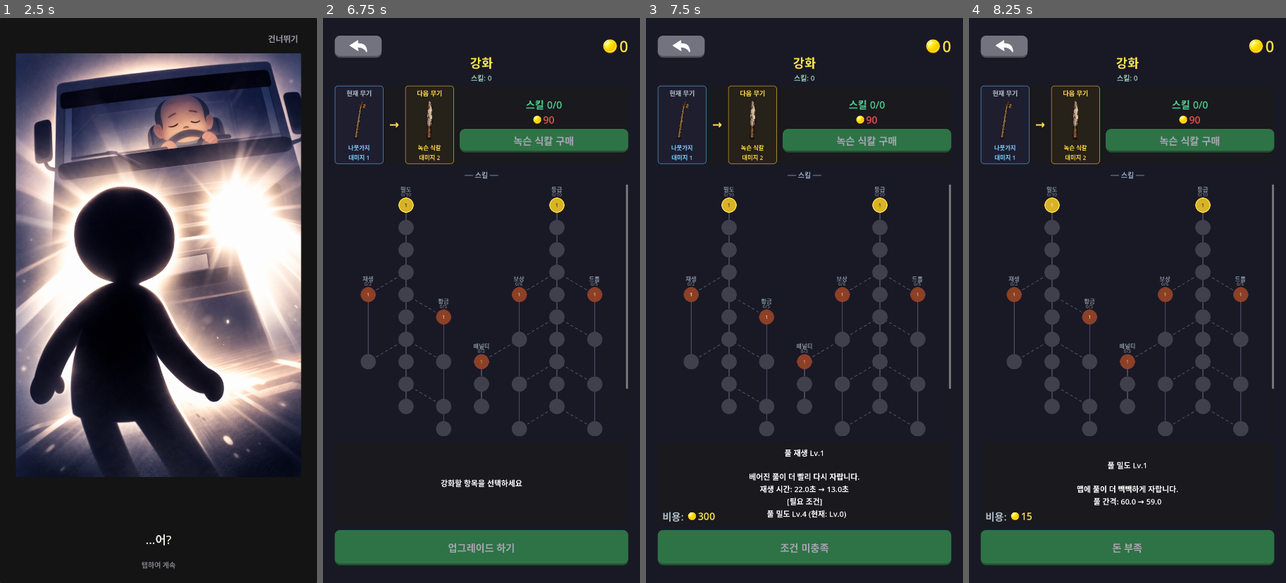
Above: before the commit, frames 1-4 (left to right).
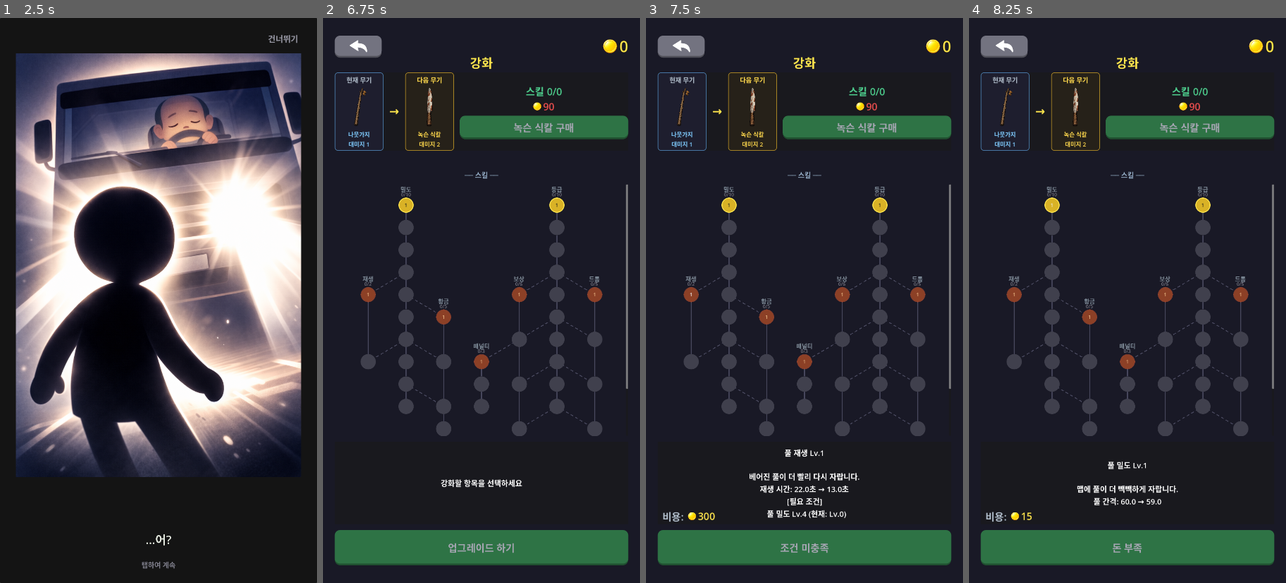
Above: after the commit, the same moments.

Repository: yellyB/game-kill_grass
Game: Godot game, scene res://scenes/ui/main_menu.tscn
Two runs of this game, one before a commit and one after it. Both use one fixed random seed, a clock stepped at 60 frames per second and the inputs below. Sound files missing from this copy of the repository are replaced by a short silence.
Inputs (mouse positions are in pixels of both pictures, inside the frame that each line leads up to):
- Up to frame 1 (2.5 s): drag from (266, 46) to (190, 176) at 0.52 s; click (158, 300) at 1.25 s; drag from (95, 328) to (142, 413) at 2.02 s
- Up to frame 2 (6.75 s): move the mouse to (513, 176) at 2.77 s; hold D (move_right) 2.78-3.5 s; drag from (465, 413) to (386, 215) at 3.52 s; move the mouse to (576, 385) at 4.27 s; hold A (move_left) 4.28-5 s; click "건너뛰기" at 5 s; tap Enter at 5.75 s; drag from (386, 215) to (433, 159) at 5.77 s; click "강화" at 6.5 s
- Up to frame 3 (7.5 s): click "1" at 7.25 s
- Up to frame 4 (8.25 s): click "1" at 8 s

Frame 1 is identical in both runs. In frame 2, 4.0% of the frame differs, in the area x 3-97%, y 9-26%; in frame 3, 4.0%; in frame 4, 4.0%.

Commit message:
Remove total skill label from upgrade panel
Redundant with skill count shown in weapon conditions section.

Co-Authored-By: Claude Opus 4.6 <noreply@anthropic.com>

Diff:
--- a/scenes/ui/upgrade_panel.tscn
+++ b/scenes/ui/upgrade_panel.tscn
@@ -71,24 +71,12 @@
 text = "강화"
 horizontal_alignment = 1
 
-[node name="TotalSkillLabel" type="Label" parent="Control/Panel/PaddedArea"]
+[node name="WeaponSection" type="PanelContainer" parent="Control/Panel/PaddedArea"]
 layout_mode = 1
 anchors_preset = 10
 anchor_right = 1.0
 offset_top = 125.0
-offset_bottom = 155.0
-grow_horizontal = 2
-theme_override_colors/font_color = Color(0.6, 0.8, 0.7, 1)
-theme_override_font_sizes/font_size = 24
-text = "스킬 포인트: 0"
-horizontal_alignment = 1
-
-[node name="WeaponSection" type="PanelContainer" parent="Control/Panel/PaddedArea"]
-layout_mode = 1
-anchors_preset = 10
-anchor_right = 1.0
-offset_top = 170.0
-offset_bottom = 430.0
+offset_bottom = 385.0
 grow_horizontal = 2
 
 [node name="WeaponHBox" type="HBoxContainer" parent="Control/Panel/PaddedArea/WeaponSection"]
--- a/scripts/upgrade_panel.gd
+++ b/scripts/upgrade_panel.gd
@@ -5,7 +5,6 @@
 
 @onready var panel: Panel = $Panel
 @onready var padded_area: Control = $Panel/PaddedArea
-@onready var total_skill_label: Label = $Panel/PaddedArea/TotalSkillLabel
 @onready var description_panel: Panel = $Panel/PaddedArea/DescriptionPanel
 @onready var description_label: Label = $Panel/PaddedArea/DescriptionPanel/DescriptionLabel
 @onready var confirm_btn: Button = $Panel/PaddedArea/ConfirmBtn
@@ -75,7 +74,7 @@
 
   update_money_display()
   update_weapon_display()
-  update_total_skill_label()
+
   build_skill_tree()
   clear_selection()
 func set_toggle_button_visible(_should_show: bool) -> void:
@@ -88,7 +87,7 @@
   panel.visible = true
   update_money_display()
   update_weapon_display()
-  update_total_skill_label()
+
   build_skill_tree()
   clear_selection()
   panel_opened.emit()
@@ -896,7 +895,7 @@
   if GameManager.purchase_upgrade(selected_type):
     GameManager.play_skill_upgrade_sound()
     SaveManager.save_game()
-    update_total_skill_label()
+
     build_skill_tree()
     update_weapon_display()
     update_money_display()
@@ -909,7 +908,7 @@
     _update_weapon_buy_button()
 
 func _on_upgrade_purchased(_type: String, _level: int) -> void:
-  update_total_skill_label()
+
   build_skill_tree()
   update_weapon_display()
   update_money_display()
@@ -917,8 +916,6 @@
 func update_money_display() -> void:
   money_display.update_display()
 
-func update_total_skill_label() -> void:
-  total_skill_label.text = "스킬: %d" % GameManager.get_total_skill_level()
 
 func _apply_side_padding() -> void:
   pass  # PaddedArea handles padding
